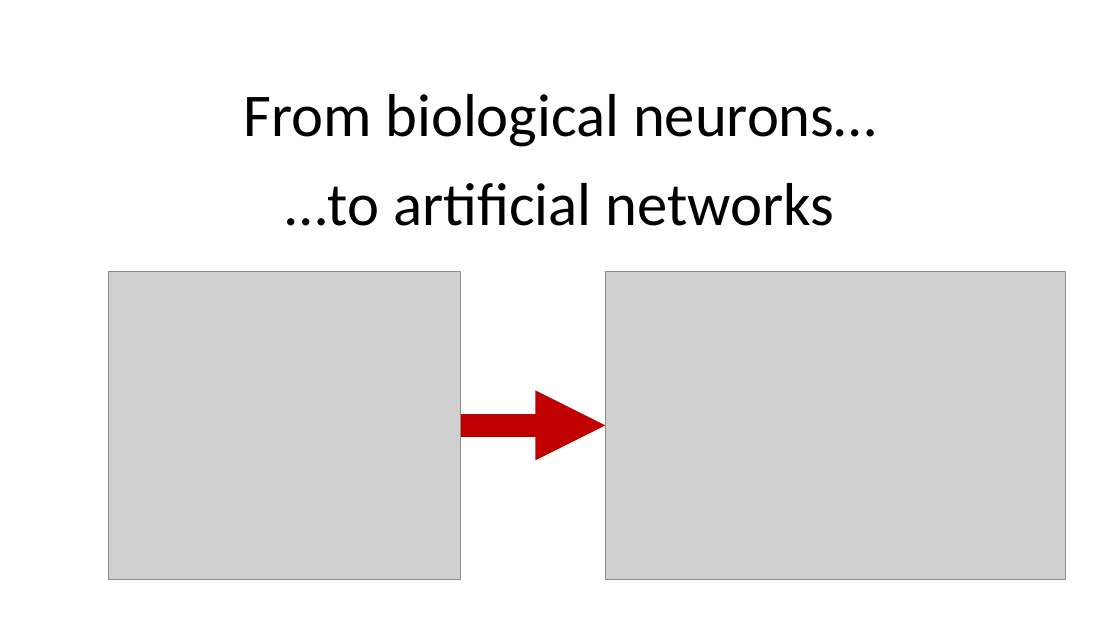
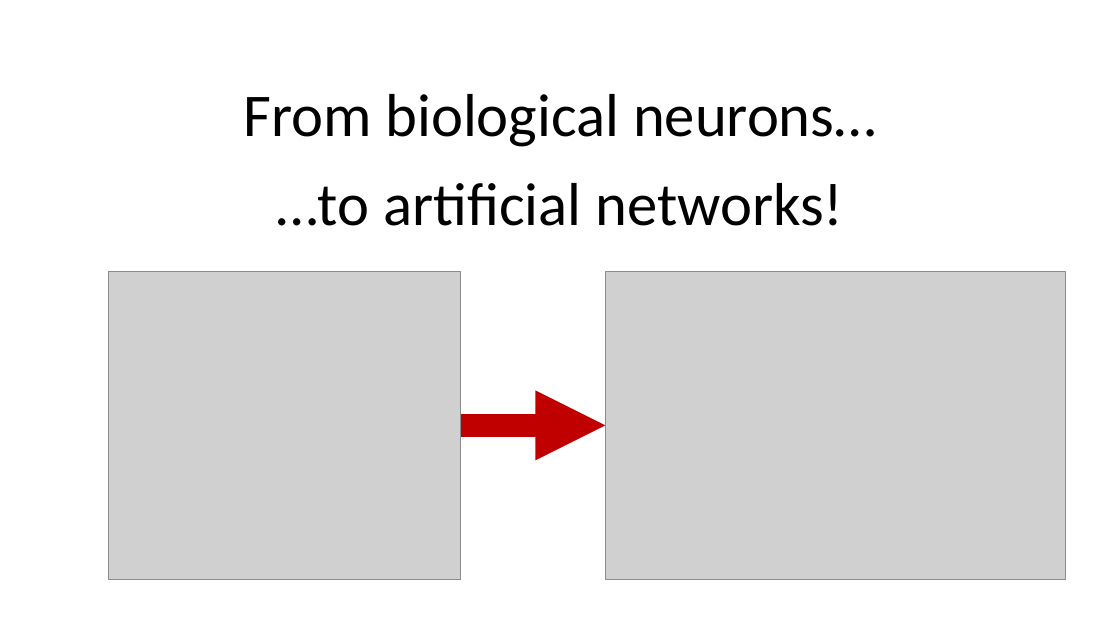
Before and after one commit to PRF-Development/DataAnalysisExtras, a slide deck: slide 1 of FromBiologyToComputers.pptx. Drawn at 1120x630 pixels with LibreOffice and Linux fonts; fonts in the diff are those of the drawing; grey boxes stand for pictures. Boxes give left, top, right and bottom in pixels: in the first picture for what was removed or moved away, otherwise in the second. Text is boxed around its words. In the diff, an @@ line names an element or a change of style, - is before the commit and + after.

Commit message:
added bio neuron intro slide

```diff
--- a/FromBiologyToComputers.pptx
+++ b/FromBiologyToComputers.pptx
@@ subtitle at (x1=276, y1=183, x2=843, y2=226): text changed @@
-…to artificial networks
+…to artificial networks!
```
Also in this commit, not shown: 6 slides added.
